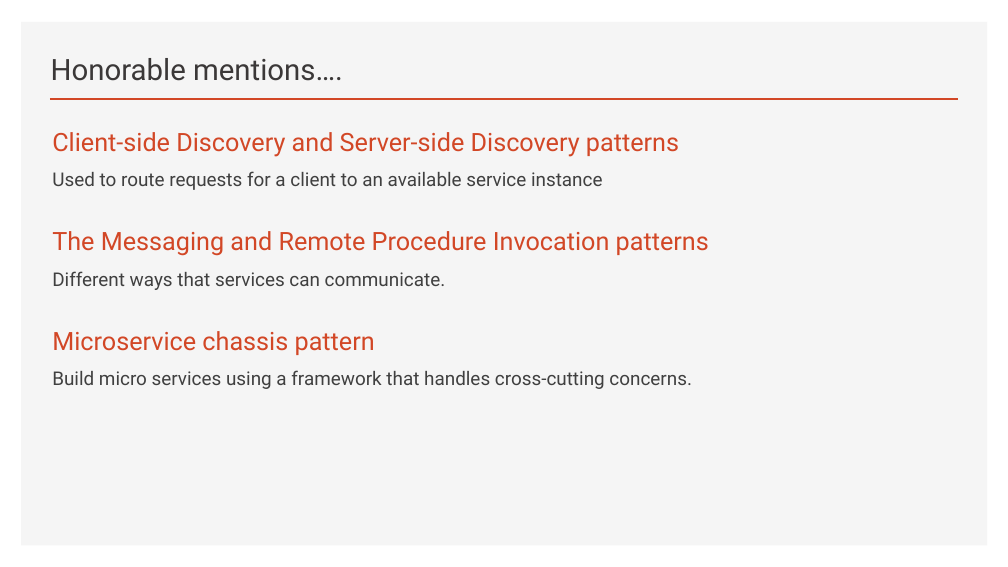
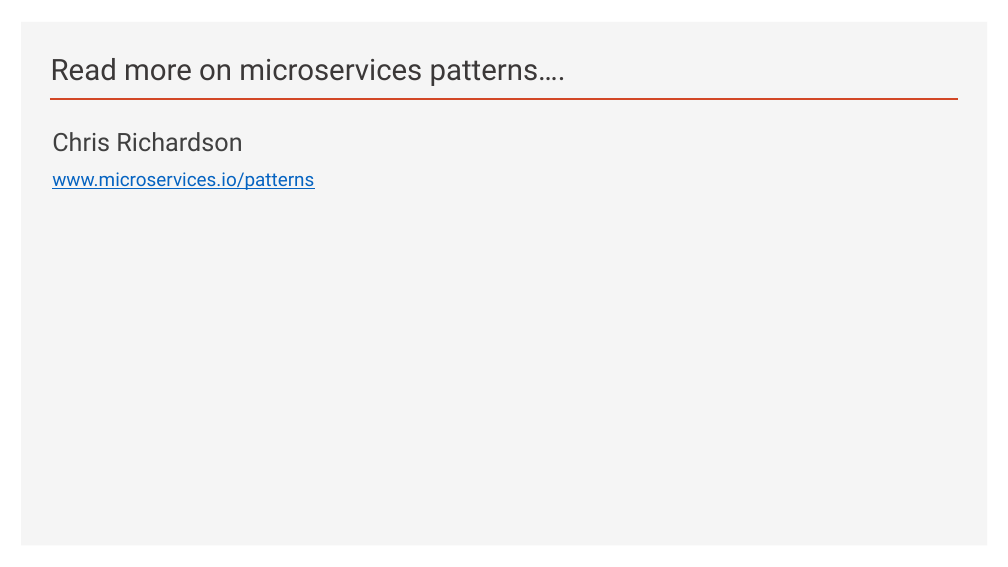
Before and after one commit to brianperera/EasyMaintain, a slide deck: slide 14 of Documents/MicroServices.pptx (slide 12 before the commit). Drawn at 1008x567 pixels with LibreOffice and Linux fonts; fonts in the diff are those of the drawing. Boxes give left, top, right and bottom in pixels: in the first picture for what was removed or moved away, otherwise in the second. Text is boxed around its words. In the diff, an @@ line names an element or a change of style, - is before the commit and + after.

```diff
--- a/Documents/MicroServices.pptx
+++ b/Documents/MicroServices.pptx
@@ title at (51,58,566,86): text changed @@
-Honorable mentions….
+Read more on microservices patterns….
@@ text at (52,132,314,190): text changed; text colour #404040 to #0563C1 @@
-Client-side Discovery and Server-side Discovery patterns
-Used to route requests for a client to an available service instance
-The Messaging and Remote Procedure Invocation patterns
-Different ways that services can communicate.
-Microservice chassis pattern
-Build micro services using a framework that handles cross-cutting concerns.
+Chris Richardson
+www.microservices.io/patterns
```
Also in this commit, not shown: 1 other slide changed, 3 slides added.
